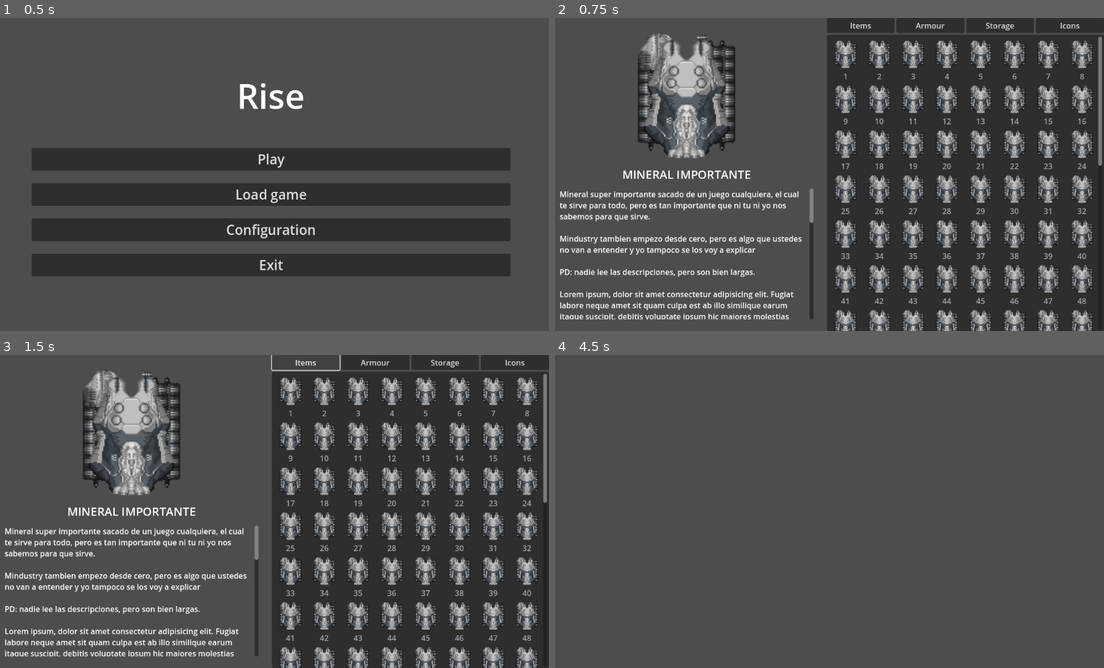
Above: before the commit, frames 1-4 (two rows, left to right).
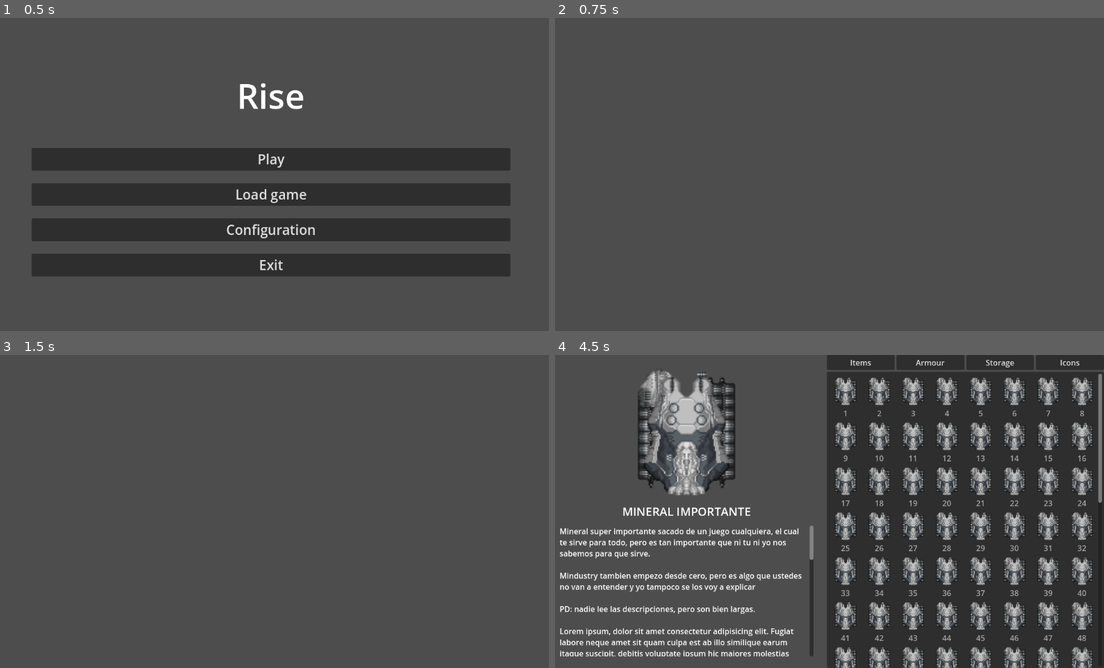
Above: after the commit, the same moments.

Repository: RegreDanger/Rise
Game: Godot game, scene res://scenes/ui/main_menu.tscn
Two runs of this game, one before a commit and one after it. Both use one fixed random seed, a clock stepped at 60 frames per second and the inputs below.
Inputs (mouse positions are in pixels of both pictures, inside the frame that each line leads up to):
- Up to frame 1 (0.5 s): no input
- Up to frame 2 (0.75 s): click "Play" at 0.5 s
- Up to frame 3 (1.5 s): click (307, 361) at 1.25 s, where only the run before the commit has a clickable "Items"
- Up to frame 4 (4.5 s): click (928, 361) at 2 s, where only the run before the commit has a clickable "Armour"; click (999, 361) at 2.75 s, where only the run before the commit has a clickable "Storage"; click (1071, 361) at 3.5 s, where only the run before the commit has a clickable "Icons"; tap Enter at 4.25 s; hold D (move_right) from 4.28 s (still down); tap I (key_i) at 4.35 s

Frame 1 is identical in both runs. In frame 2, 53% of the frame differs, in the area x 0-100%, y 0-100%; in frame 3, 52%; in frame 4, 53%.

Commit message:
Refactor inventory management and UI components for improved functionality and organization

Diff:
--- a/scenes/ui/inventory.tscn
+++ b/scenes/ui/inventory.tscn
@@ -7,6 +7,7 @@
 font_size = 24
 
 [node name="Inventory" type="Control"]
+visible = false
 layout_mode = 3
 anchors_preset = 15
 anchor_right = 1.0
--- a/scripts/autoload/input/input_manager.gd
+++ b/scripts/autoload/input/input_manager.gd
@@ -1,3 +1,5 @@
+class_name Input_manager
+
 extends Node
 
 # global signal
--- a/scripts/ui/inventory.gd
+++ b/scripts/ui/inventory.gd
@@ -1,16 +1,14 @@
 class_name Inventory extends Control
 
 #readys
-@onready var input_manager_loaded = input_manager
-@onready var inventory = $"."
-@onready var itemList = $HBoxContainer/VBoxContainer2/ItemList
+@onready var input_manager_loaded: Input_manager = input_manager
+@onready var inventory: Control = $"."
+@onready var itemList: ItemList = $HBoxContainer/VBoxContainer2/ItemList
 
 func _ready() -> void:
+	#events
 	input_manager_loaded.connect("input_action", _show_inventory)
 	add_fake_data()
-
-func _process(delta: float) -> void:
-	pass
 
 func _show_inventory(action: String, toggle: bool):
 	match action:
